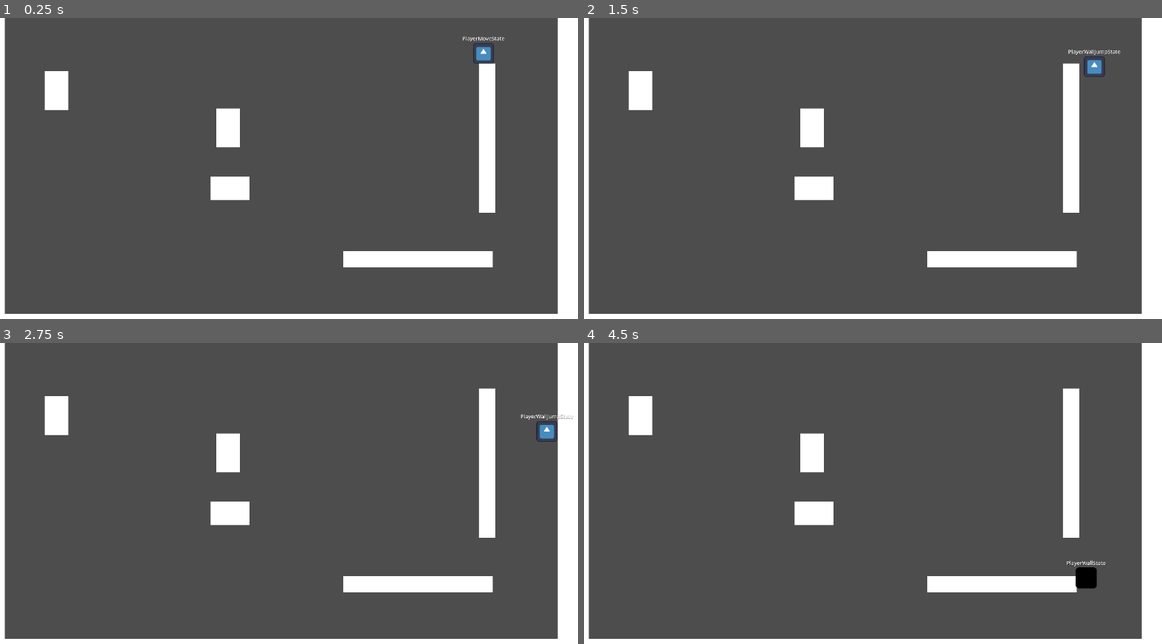
Above: before the commit, frames 1-4 (two rows, left to right).
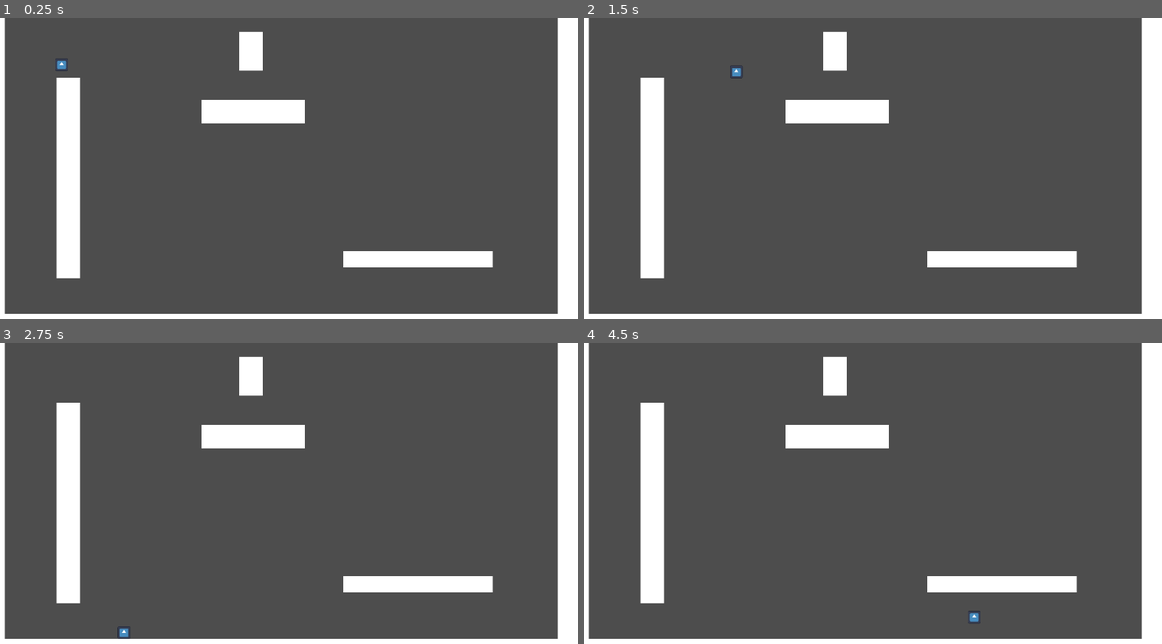
Above: after the commit, the same moments.

Repository: ReusableChopsticks/Platformer2024
Game: Godot game, scene res://scenes/environment/level.tscn
Two runs of this game, one before a commit and one after it. Both use one fixed random seed, a clock stepped at 60 frames per second and the inputs below. The engine's default icon, where the game draws it, is replaced by a stand-in: a white triangle on a blue panel in a dark square.
Inputs:
- Up to frame 1 (0.25 s): no input
- Up to frame 2 (1.5 s): tap Enter at 0.5 s; hold Right (right) from 0.53 s (still down); tap Z (dash) at 0.6 s; tap Space (jump) at 0.77, 0.8, 1.07, 1.35 s
- Up to frame 3 (2.75 s): tap Space (jump) at 1.52, 1.82, 2.3 s; tap Z (dash) at 1.55, 2.1 s; release Right (right) at 2.03 s; hold A (left) from 2.03 s (still down)
- Up to frame 4 (4.5 s): release A (left) at 2.78 s; hold Right (right) 2.78-4.28 s; tap Z (dash) at 2.85, 4.35 s; tap Space (jump) at 3.02, 3.32, 3.6, 3.77, 4.07 s; hold A (left) from 4.28 s (still down)

The runs differ from the first frame. In frame 1, 7.2% of the frame differs, in the area x 7-88%, y 4-87%; in frame 2, 7.2%; in frame 3, 7.2%; in frame 4, 7.3%, in the area x 7-91%, y 4-94%.

Commit message:
moved all gravity multipliers to apply_gravity()

Diff:
--- a/scenes/environment/level.tscn
+++ b/scenes/environment/level.tscn
@@ -24,23 +24,18 @@
 scale = Vector2(-1.29693, -0.143873)
 
 [node name="RigidBody2D5" parent="." instance=ExtResource("1_4wkx7")]
-position = Vector2(467, 215)
+position = Vector2(512, 65)
 scale = Vector2(-0.208567, -0.340107)
 
 [node name="RigidBody2D8" parent="." instance=ExtResource("1_4wkx7")]
-position = Vector2(471, 333)
+position = Vector2(516, 183)
 rotation = 1.5708
-scale = Vector2(-0.208567, -0.340107)
+scale = Vector2(-0.208567, -0.898569)
 
 [node name="RigidBody2D6" parent="." instance=ExtResource("1_4wkx7")]
-position = Vector2(132, 142)
-scale = Vector2(-0.208567, -0.340107)
-
-[node name="RigidBody2D4" parent="." instance=ExtResource("1_4wkx7")]
-position = Vector2(973, 235)
-rotation = 1.5708
-scale = Vector2(-1.29693, -0.143873)
+position = Vector2(155, 313)
+scale = Vector2(-0.208567, 1.73989)
 
 [node name="Player" parent="." instance=ExtResource("2_caiss")]
-position = Vector2(966, 39)
-scale = Vector2(0.31571, 0.31571)
+position = Vector2(142, 52)
+scale = Vector2(0.193888, 0.193888)
--- a/scenes/player/PlayerJumpState.gd
+++ b/scenes/player/PlayerJumpState.gd
@@ -14,8 +14,6 @@
 func enter():
 	# apply jump force
 	player.velocity.y = jump_force
-	is_peak_reached = false
-	is_jump_released = false
 
 func physics_update(delta: float):
 	# left and right movement
@@ -24,16 +22,11 @@
 	else:
 		friction_x(delta, player.air_friction_mult)
 
-	if Input.is_action_just_released("jump"):
-		is_jump_released = true
-	if is_equal_approx(player.velocity.y, 0):
-		is_peak_reached = true
+	# halve velocity when releasing jump
+	if Input.is_action_just_released("jump") and player.velocity.y < 0:
+		player.velocity.y /= 2
 
-	if is_jump_released or is_peak_reached:
-		apply_gravity(delta, 2)
-	else:
-		apply_gravity(delta)
-
+	apply_gravity(delta)
 
 	player.move_and_slide()
 
--- a/scenes/player/PlayerMoveState.gd
+++ b/scenes/player/PlayerMoveState.gd
@@ -28,11 +28,11 @@
 	apply_gravity(delta)
 	player.move_and_slide()
 
-	if (jump()):
+	if jump():
 		transitioned.emit(self, "PlayerJumpState")
-	elif (dash()):
+	elif dash():
 		transitioned.emit(self, "PlayerDashState")
+	elif wall_jump():
+		transitioned.emit(self, "PlayerWallJumpState")
 	elif wall():
 		transitioned.emit(self, "PlayerWallState")
-	elif wall_jump():
-		transitioned.emit(self, "PlayerWallJumpState")
--- a/scenes/player/PlayerState.gd
+++ b/scenes/player/PlayerState.gd
@@ -7,13 +7,16 @@
 
 @onready var player: PlayerCharacter = get_tree().get_nodes_in_group("Player")[0]
 
-@export_range(0, 1.0) var jump_apex_mult: float = 0.7
-@export_range(0, 1.0) var jump_apex_range: int = 200
+
+
 # following the kinematics formula: next_v = curr_v + accel * delta_time * mult
 # clamps to max fall speed
+# also handles gravity multipliers for jump apex and fast falling
 func apply_gravity(delta: float, multiplier: float = 1):
-	if (player.velocity.y > 0 and player.velocity.y < jump_apex_range):
-		multiplier *= jump_apex_mult
+	if (player.velocity.y > 0 and player.velocity.y < player.jump_apex_range):
+		multiplier *= player.jump_apex_mult
+	if (player.velocity.y > player.jump_apex_range):
+		multiplier *= player.fast_fall_mult
 
 	player.velocity.y = minf(player.velocity.y + (player.gravity * delta * multiplier), player.max_fall_speed)
 
--- a/scenes/player/PlayerWallJumpState.gd
+++ b/scenes/player/PlayerWallJumpState.gd
@@ -1,53 +1,22 @@
 extends PlayerState
 class_name PlayerWallJumpState
 
-## STATE: when the player performs a wall jump
+## STATE: when the player performs a wall jump.
+## While in this state, the player has no control for the duration of wall_jump_time
+## Afterwards, automatically transition back into MoveState
 
 @export var wall_jump_force: int = -300
-@export_range(0, 1.0) var wall_jump_time: float = 0.2
-#@export_range(0, 1.0) var jump_apex_mult: float = 0.7
+@export_range(0, 1.0) var wall_jump_time: float = 0.1
 @export_range(1, 3) var jump_release_mult: float = 2
 
-var is_peak_reached: bool = false
-var is_jump_released: bool = false
-var in_uncontrolled_jump := true
 
-func exit_uncontrolled_jump():
-	in_uncontrolled_jump = false
+func exit_wall_jump():
+	transitioned.emit(self, "PlayerMoveState")
 
 func enter():
-	in_uncontrolled_jump = true
-	get_tree().create_timer(wall_jump_time).timeout.connect(exit_uncontrolled_jump)
+	get_tree().create_timer(wall_jump_time).timeout.connect(exit_wall_jump)
 	player.velocity.y = wall_jump_force
 	player.velocity.x = wall_jump_force * -player.get_wall_normal().x
 
 func physics_update(delta: float):
-	if in_uncontrolled_jump:
-		player.move_and_slide()
-		return
-
-	# left and right movement
-	if (Input.get_axis("left", "right")):
-		move_x(delta, player.air_move_mult)
-	else:
-		friction_x(delta, player.air_friction_mult)
-
-	if Input.is_action_just_released("jump"):
-		is_jump_released = true
-	if is_equal_approx(player.velocity.y, 0):
-		is_peak_reached = true
-
-	if is_jump_released or is_peak_reached:
-		apply_gravity(delta, 2)
-	else:
-		apply_gravity(delta)
-
 	player.move_and_slide()
-
-
-	if grounded():
-		transitioned.emit(self, "PlayerMoveState")
-	elif dash():
-		transitioned.emit(self, "PlayerDashState")
-	elif wall():
-		transitioned.emit(self, "PlayerWallState")
--- a/scenes/player/PlayerWallState.gd
+++ b/scenes/player/PlayerWallState.gd
@@ -14,7 +14,7 @@
 	player.velocity.y = Calc.approach(player.velocity.y, wall_slide_speed, wall_slide_accel * delta)
 	player.move_and_slide()
 
-	if !wall():
+	if wall_jump():
+		transitioned.emit(self, "PlayerWallJumpState")
+	elif !wall():
 		transitioned.emit(self, "PlayerMoveState")
-	elif wall_jump():
-		transitioned.emit(self, "PlayerWallJumpState")
--- a/scenes/player/player.gd
+++ b/scenes/player/player.gd
@@ -15,11 +15,18 @@
 @export_range(0.01, 1.0) var time_to_stop: float = 0.3
 var friction_decel: float ## Friction deceleration value calculated from time_to_stop
 
+## Gravity multiplier when at the apex of jump
+@export_range(0, 1.0) var jump_apex_mult: float = 0.7
+## When to stop applying jump apex multiplier
+@export_range(0, 1.0) var jump_apex_range: int = 200
+
 @export_subgroup("Air")
 ## Multiplier for movement force in the air
 @export_range(0, 1) var air_move_mult: float = 0.7
 ## Multiplier for air friction (which is lower than ground friction)
 @export_range(0, 1) var air_friction_mult: float = 0.2
+## Gravity multiplier when falling
+@export_range(0, 1) var fast_fall_mult: float = 1.5
 @export_subgroup("")
 
 @export_subgroup("Limits")
@@ -68,7 +75,7 @@
 	## Debugging
 	#print(velocity.x)
 	#print(jump_grace_timer.time_left)
-	if is_on_wall_only():
+	if is_on_wall():
 		$Sprite2D.modulate = Color.BLACK
 	else:
 		$Sprite2D.modulate = Color.WHITE
--- a/scenes/player/player.tscn
+++ b/scenes/player/player.tscn
@@ -20,8 +20,9 @@
 [node name="Player" type="CharacterBody2D" groups=["Player"]]
 script = ExtResource("1_a62lr")
 gravity = 1500.0
-counter_dir_force_mult = 2.143
+counter_dir_force_mult = 3.0
 time_to_stop = 0.1
+air_friction_mult = 0.308
 
 [node name="StateLabel" type="Label" parent="."]
 offset_left = -59.0
@@ -43,7 +44,6 @@
 [node name="StateMachine" type="Node" parent="." node_paths=PackedStringArray("initial_state")]
 script = ExtResource("3_ockid")
 initial_state = NodePath("PlayerMoveState")
-show_state_label = true
 
 [node name="PlayerState" type="Node" parent="StateMachine"]
 script = ExtResource("5_vrwvw")
